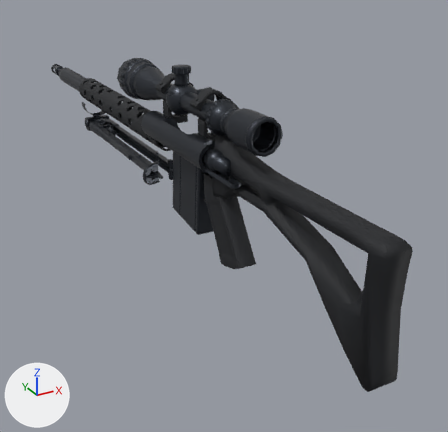
The glTF model skyfall/public/assets/weapons/fk-sentinel.glb: old version first, new version second.
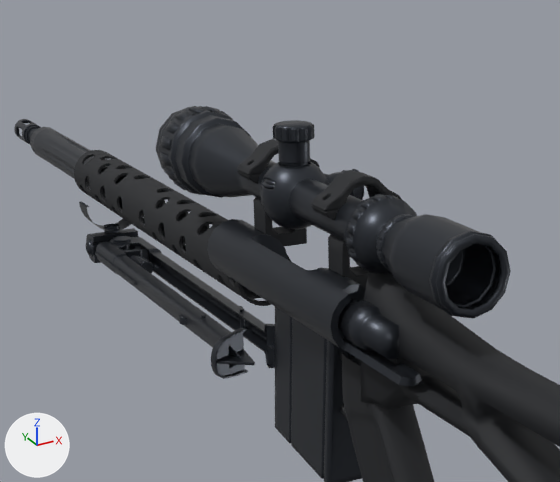
Each version is shown whole from a 50 mm lens placed at (-12.74, -4.72, 2.57), pointed at (-8.55, 2.89, -1.23), then close up on the part from 10% to 68% of the width and 2% to 54% of the height. Every picture has the same lights, and +X, +Y and +Z are marked at lower left. The last two pictures show the newer version. Where no turn or scale is listed for an object, it has been applied to the vertices.
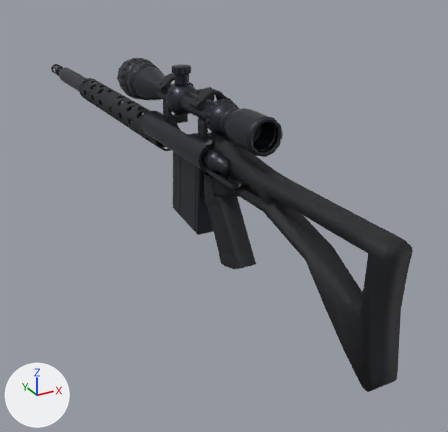
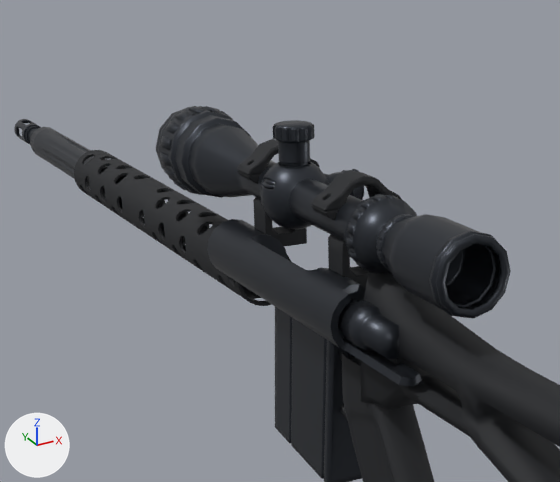
Boxes (x1, y1, x2, y2) around the edits, measured in the close-ups (560 x 482 px):
'Object_114', deleted: before (79, 201, 275, 379)

What the commit changed:
Object 'Object_114' (ob_object_114) is deleted.
